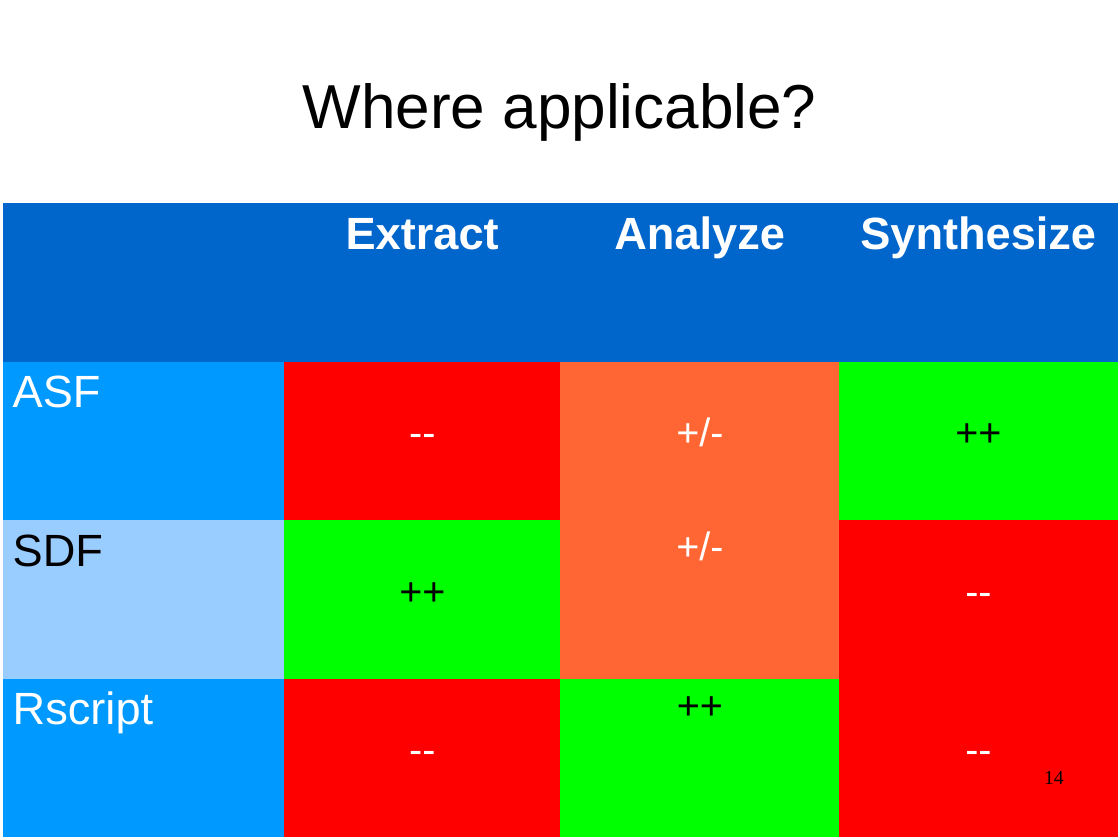
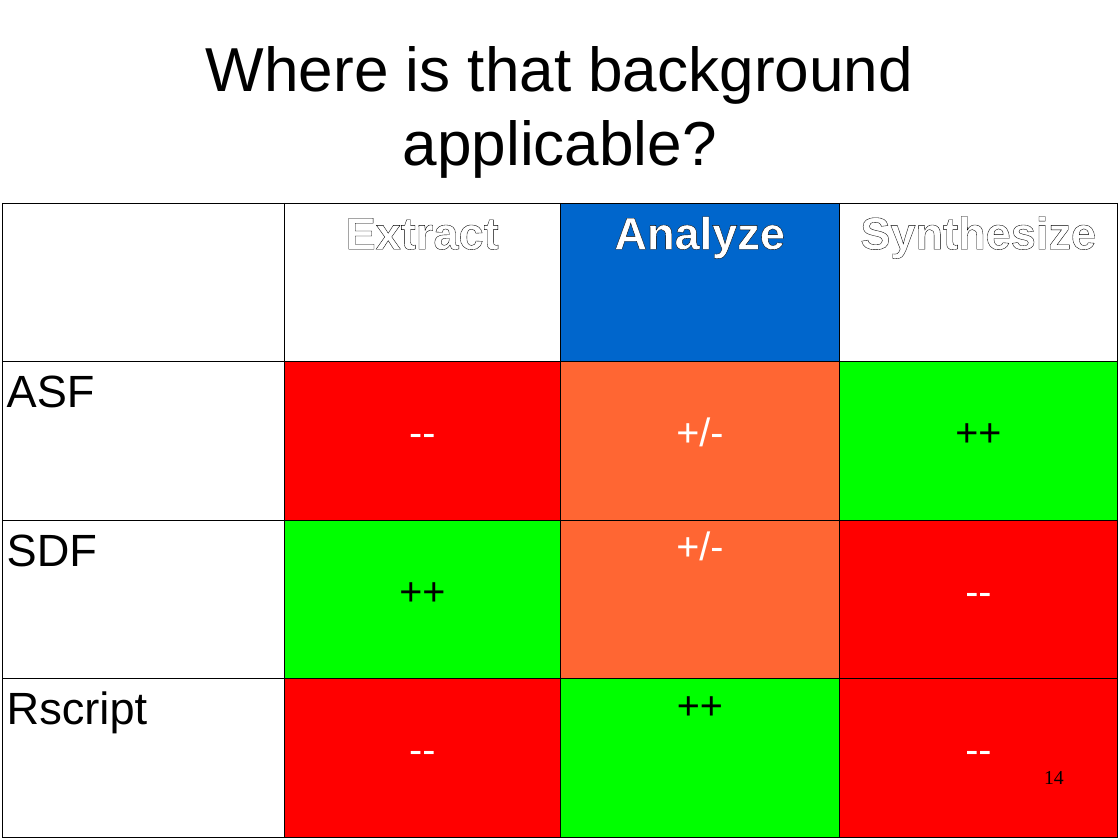
Before and after one commit to cwi-swat/meta-environment, a slide deck: slide 14 of meta-doc/analysis/rascal-slides/rascal-slides.odp. Drawn at 1120x840 pixels with LibreOffice and Linux fonts; fonts in the diff are those of the drawing; background and template pictures are left out. Boxes give left, top, right and bottom in pixels: in the first picture for what was removed or moved away, otherwise in the second. Text is boxed around its words. In the diff, an @@ line names an element or a change of style, - is before the commit and + after.

```diff
--- a/meta-doc/analysis/rascal-slides/rascal-slides.odp
+++ b/meta-doc/analysis/rascal-slides/rascal-slides.odp
@@ title at (206,46,912,177): text changed @@
-Where applicable?
+Where is that background applicable?
@@ table at (3,203,1119,837) @@
@@ fill #0066CC to none in 2 cells @@
@@ fill #0099FF to none in 2 cells @@
@@ fill #99CCFF to none in row 3, column 1 @@
@@ letter outline none to #000000 0.75 pt in "Extract", "Analyze", "Synthesize" @@
@@ text colour #FFFFFF to #000000 in "ASF", "Rscript" @@
@@ borders changed @@
```
Also in this commit, not shown: 15 other slides changed, 13 slides added.
